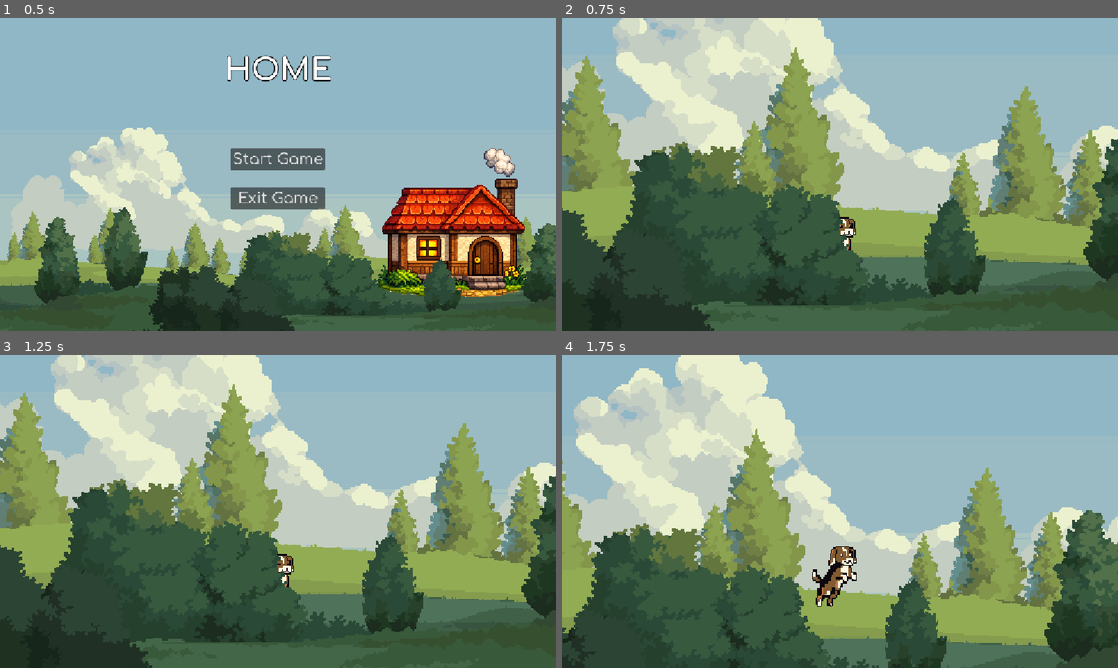
Above: before the commit, frames 1-4 (two rows, left to right).
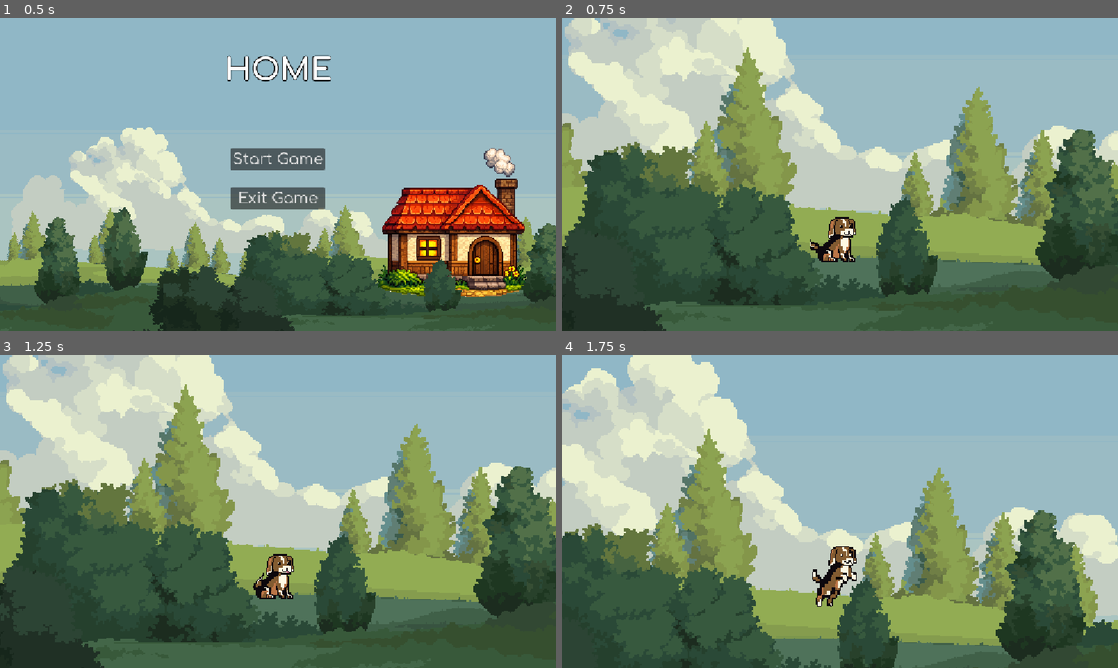
Above: after the commit, the same moments.

Repository: jn-sutton/Home_StillCompiling
Game: Godot game, scene res://assets/scenes/main/main_menu.tscn
Same seed, same stepped clock (60 frames per second), same inputs: the game is played once before the commit and once after it.
Inputs:
- Up to frame 1 (0.5 s): no input
- Up to frame 2 (0.75 s): click "Start Game" at 0.5 s
- Up to frame 3 (1.25 s): no input
- Up to frame 4 (1.75 s): tap Enter at 1.25 s; hold D (move_right) from 1.28 s (still down); hold Q (sniff) from 1.28 s (still down); tap Space (jump) at 1.52 s

Frame 1 is identical in both runs. In frame 2, 42% of the frame differs, in the area x 0-100%, y 0-100%; in frame 3, 42%; in frame 4, 42%.

Commit message:
Added house and fence to tutorial level with physics block so player needs to jump over. Added in dirt mound that needs to be able to appear when sniffing.

Diff:
--- a/assets/scenes/levels/level_0.tscn
+++ b/assets/scenes/levels/level_0.tscn
@@ -5,6 +5,9 @@
 [ext_resource type="PackedScene" uid="uid://b1x7f837f153v" path="res://assets/scenes/player/Player.tscn" id="3_3bfny"]
 [ext_resource type="Texture2D" uid="uid://bs4bmv6xqlpy8" path="res://assets/sprites/backgrounds/3.png" id="3_o1qqy"]
 [ext_resource type="Texture2D" uid="uid://bndv0nb78ir3a" path="res://assets/sprites/backgrounds/4.png" id="4_8f7av"]
+[ext_resource type="Texture2D" uid="uid://dk0dapb8ghcvw" path="res://assets/sprites/backgrounds/fence.png" id="4_o1qqy"]
+[ext_resource type="Texture2D" uid="uid://bembo8qjhqyig" path="res://assets/sprites/backgrounds/old_house.png" id="5_c2dqn"]
+[ext_resource type="Texture2D" uid="uid://mn87hufcrs5d" path="res://assets/sprites/backgrounds/dig_mound_smells2.png" id="7_8f7av"]
 
 [sub_resource type="TileSetAtlasSource" id="TileSetAtlasSource_lgo24"]
 texture = ExtResource("1_gfms1")
@@ -1477,6 +1480,9 @@
 physics_layer_0/collision_layer = 1
 sources/0 = SubResource("TileSetAtlasSource_u5gtw")
 
+[sub_resource type="RectangleShape2D" id="RectangleShape2D_o1qqy"]
+size = Vector2(12.777954, 79.97955)
+
 [sub_resource type="TileSetAtlasSource" id="TileSetAtlasSource_gb3cm"]
 texture = ExtResource("4_8f7av")
 27:10/0 = 0
@@ -1756,8 +1762,34 @@
 tile_map_data = PackedByteArray("AAAkABkAAAAAABEAAAAlABkAAAABABEAAABIABMAAAAAAAsAAABIABQAAAAAAAwAAABIABUAAAAAAA0AAABIAB …(14704 unchanged characters)…
 tile_set = SubResource("TileSet_b6xjh")
 
-[node name="Beagle" parent="." unique_id=1332935796 instance=ExtResource("3_3bfny")]
-position = Vector2(238, 359)
+[node name="StaticBody2D" type="StaticBody2D" parent="." unique_id=1701410705]
+
+[node name="Fence" type="Sprite2D" parent="StaticBody2D" unique_id=1505769541]
+position = Vector2(1583, 360.00006)
+scale = Vector2(0.54781485, 0.36259302)
+texture = ExtResource("4_o1qqy")
+
+[node name="CollisionShape2D" type="CollisionShape2D" parent="StaticBody2D" unique_id=1400537152]
+position = Vector2(1437.5, 377.50003)
+scale = Vector2(0.54781485, 0.36259302)
+shape = SubResource("RectangleShape2D_o1qqy")
+
+[node name="StaticBody2D2" type="StaticBody2D" parent="." unique_id=981791395]
+
+[node name="OldHouse" type="Sprite2D" parent="StaticBody2D2" unique_id=2016796808]
+position = Vector2(1629.5001, 229)
+scale = Vector2(2.1750014, 2.16)
+texture = ExtResource("5_c2dqn")
+flip_h = true
+
+[node name="StaticBody2D3" type="StaticBody2D" parent="." unique_id=1136550725]
+
+[node name="DigMoundSmells2" type="Sprite2D" parent="StaticBody2D3" unique_id=1602644279]
+position = Vector2(1543, 356)
+texture = ExtResource("7_8f7av")
+
+[node name="Beagle" parent="StaticBody2D3" unique_id=1332935796 instance=ExtResource("3_3bfny")]
+position = Vector2(271, 363)
 
 [node name="TileMapLayer_closertrees" type="TileMapLayer" parent="." unique_id=60402862]
 tile_map_data = PackedByteArray("AAAAABUAAAAAAA4AAAAAABYAAAAAAA8AAAAAABcAAAAAABAAAAAAABgAAAAAABEAAAAAABkAAAAAABIAAAAAAB …(12112 unchanged characters)…
Not shown, changed: assets/audio/Time Flies _Clement Panchout _2016.wav.import
Binary file added: assets/sprites/backgrounds/dig_mound_smells2.png
Not shown, added: assets/sprites/backgrounds/dig_mound_smells2.png.import
Binary file added: assets/sprites/backgrounds/fence.png
Not shown, added: assets/sprites/backgrounds/fence.png.import
